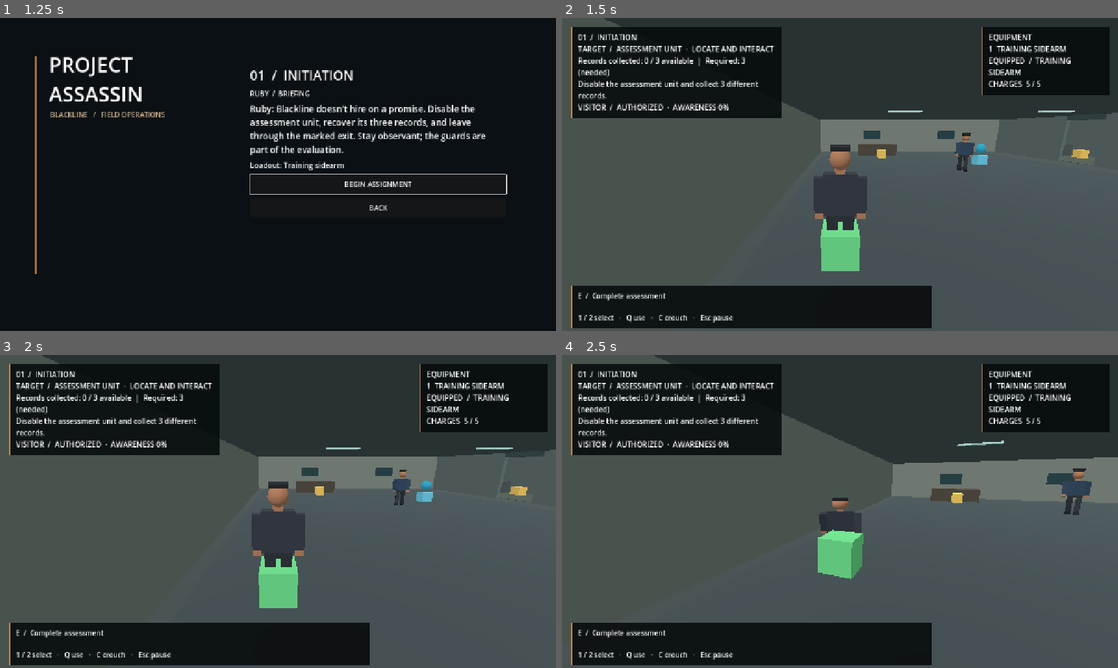
Above: before the commit, frames 1-4 (two rows, left to right).
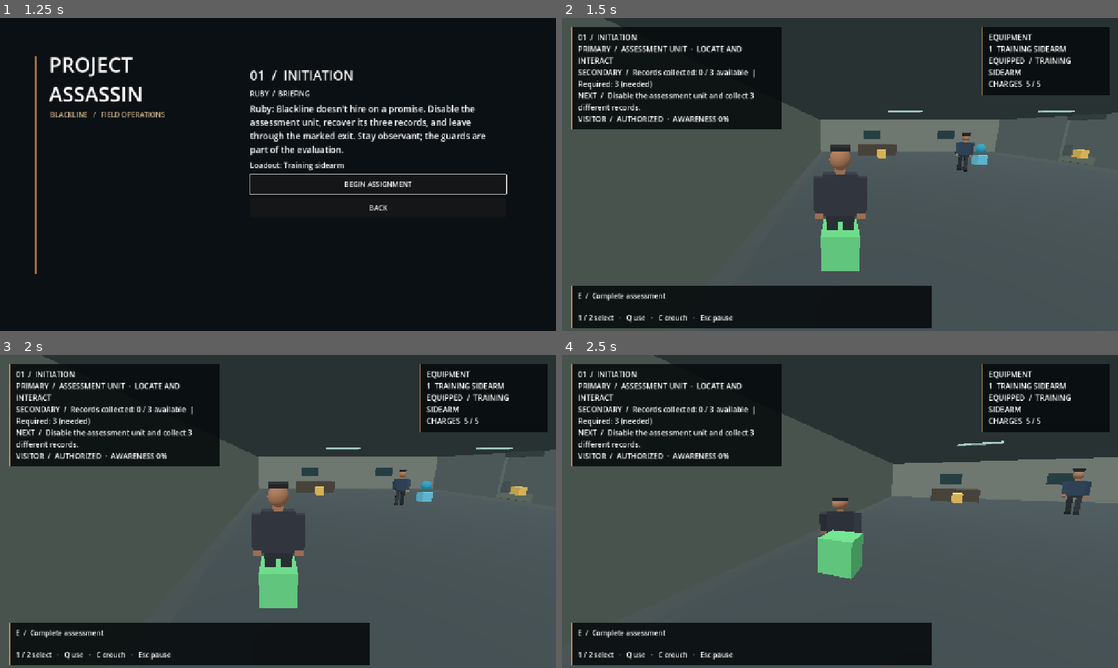
Above: after the commit, the same moments.

Repository: CoolgamerProXD/Stealty-Assasin-redesigned-computing-machine-Beta
Game: Godot game, scene res://scenes/main_menu.tscn
Two runs of this game, one before a commit and one after it. Both use one fixed random seed, a clock stepped at 60 frames per second and the inputs below.
Inputs (mouse positions are in pixels of both pictures, inside the frame that each line leads up to):
- Up to frame 1 (1.25 s): click "CAMPAIGN / NEXT ASSIGNMENT" at 0.5 s
- Up to frame 2 (1.5 s): click "BEGIN ASSIGNMENT" at 1.25 s
- Up to frame 3 (2 s): no input
- Up to frame 4 (2.5 s): tap Enter at 2 s; move the mouse to (867, 511) at 2.02 s; hold W (move_forward) from 2.03 s (still down); hold C (crouch) from 2.03 s (still down)

Frame 1 is identical in both runs. In frame 2, 3.9% of the frame differs, in the area x 1-40%, y 8-36%; in frame 3, 3.9%; in frame 4, 3.9%.

Commit message:
Clarify mission HUD and record gameplay verification
Co-authored-by: arena-agent <297053741+arena-agent@users.noreply.github.com>

Diff:
--- a/scripts/world/hotel.gd
+++ b/scripts/world/hotel.gd
@@ -366,7 +366,7 @@
  var target_state := "COMPLETE" if mission.action_complete else "LOCATE AND INTERACT"
  if mission_id() == "initiation" and not mission.action_complete and get("robot_alert") == true:
   target_state = "SCANNING NEARBY"
- hud.text = title + "\nTARGET  /  " + target + "  ·  " + target_state + "\n" + mission.progress_text() + "\n" + mission.objective_text() + "\n" + "%s  /  %s  ·  AWARENESS %.0f%%" % [player.role.to_upper(), access, highest]
+ hud.text = title + "\nPRIMARY  /  " + target + "  ·  " + target_state + "\nSECONDARY  /  " + mission.progress_text() + "\nNEXT  /  " + mission.objective_text() + "\n" + "%s  /  %s  ·  AWARENESS %.0f%%" % [player.role.to_upper(), access, highest]
  var slots := "1  TRAINING SIDEARM"
  if player.equipment.available.has("quiet_line"): slots += "\n2  QUIET LINE"
  equipment_hud.text = "EQUIPMENT\n" + slots + "\nEQUIPPED  /  " + Campaign.item_label(player.equipment.selected).to_upper()
Not shown, changed: ARCHITECTURE.md
Not shown, changed: GAMEPLAY.md
Not shown, changed: PERFORMANCE.md
Not shown, changed: TESTING.md
